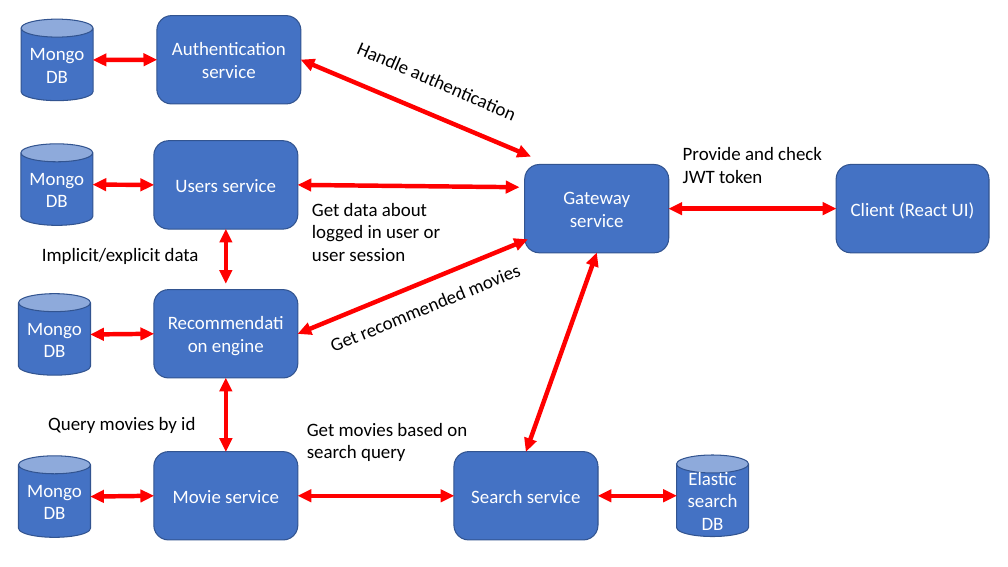
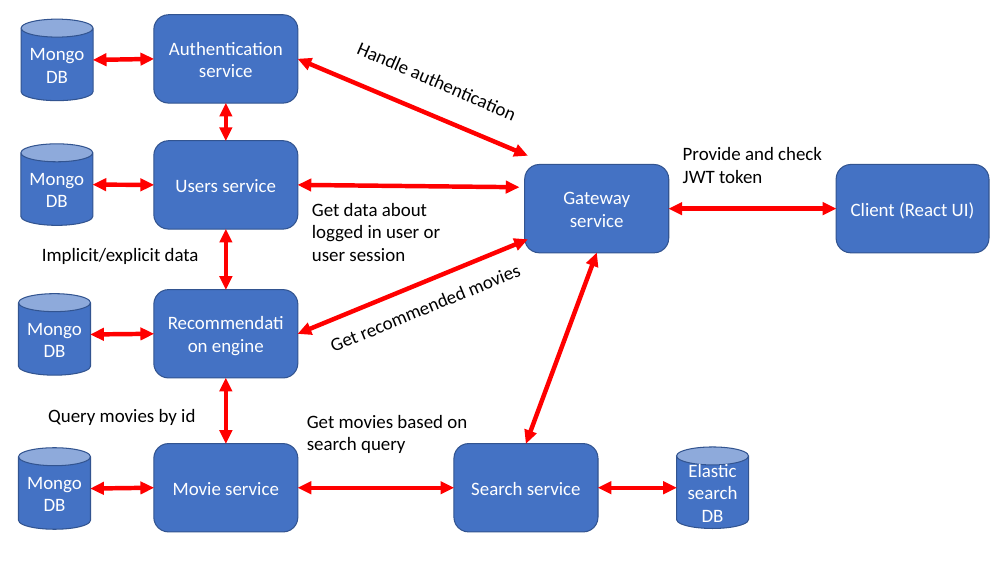
Before and after one commit to tiberiuv/movie_recommendation, a slide deck: slide 1 of Docs/report/architecture_diagram.pptx. Drawn at 1008x567 pixels with LibreOffice and Linux fonts; fonts in the diff are those of the drawing. Boxes give left, top, right and bottom in pixels: in the first picture for what was removed or moved away, otherwise in the second. Text is boxed around its words. In the diff, an @@ line names an element or a change of style, - is before the commit and + after.

```diff
--- a/Docs/report/architecture_diagram.pptx
+++ b/Docs/report/architecture_diagram.pptx
@@ rounded rectangle "Authentication service": place and size @@
-rounded rectangle "Authentication service" at (157,16,302,104)
+rounded rectangle "Authentication service" at (154,15,298,104)
@@ double arrow moved from (93, 60) - (157, 60) to (93, 60) - (154, 59) @@
@@ double arrow moved from (301, 60) - (531, 157) to (298, 59) - (528, 156) @@
@@ double arrow added from (226, 103) to (226, 141), #FF0000 4.25 pt @@
@@ double arrow moved from (226, 229) - (226, 284) to (226, 229) - (226, 290) @@
@@ double arrow moved from (526, 451) - (597, 253) to (526, 444) - (597, 253) @@
@@ double arrow moved from (226, 378) - (226, 451) to (226, 378) - (226, 444) @@
@@ rounded rectangle "Movie service": place and size @@
-rounded rectangle "Movie service" at (154,451,298,540)
+rounded rectangle "Movie service" at (154,444,298,532)
@@ rounded rectangle "Search service": place and size @@
-rounded rectangle "Search service" at (454,451,599,540)
+rounded rectangle "Search service" at (454,444,599,532)
@@ 3 double arrows, 2 texts, 2 cylinders: place and size @@
-3 double arrows, 2 texts, 2 cylinders at (19,417,749,538)
+3 double arrows, 2 texts, 2 cylinders at (19,409,749,529)
```
Also in this commit, not shown: 9 other files.
